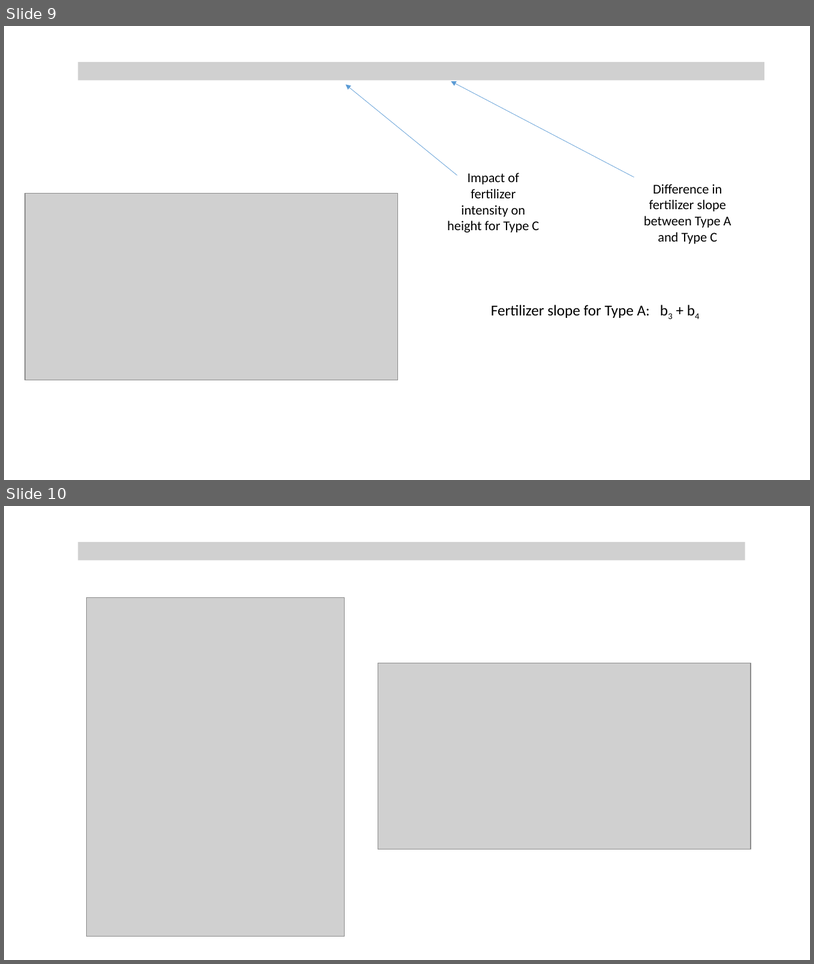
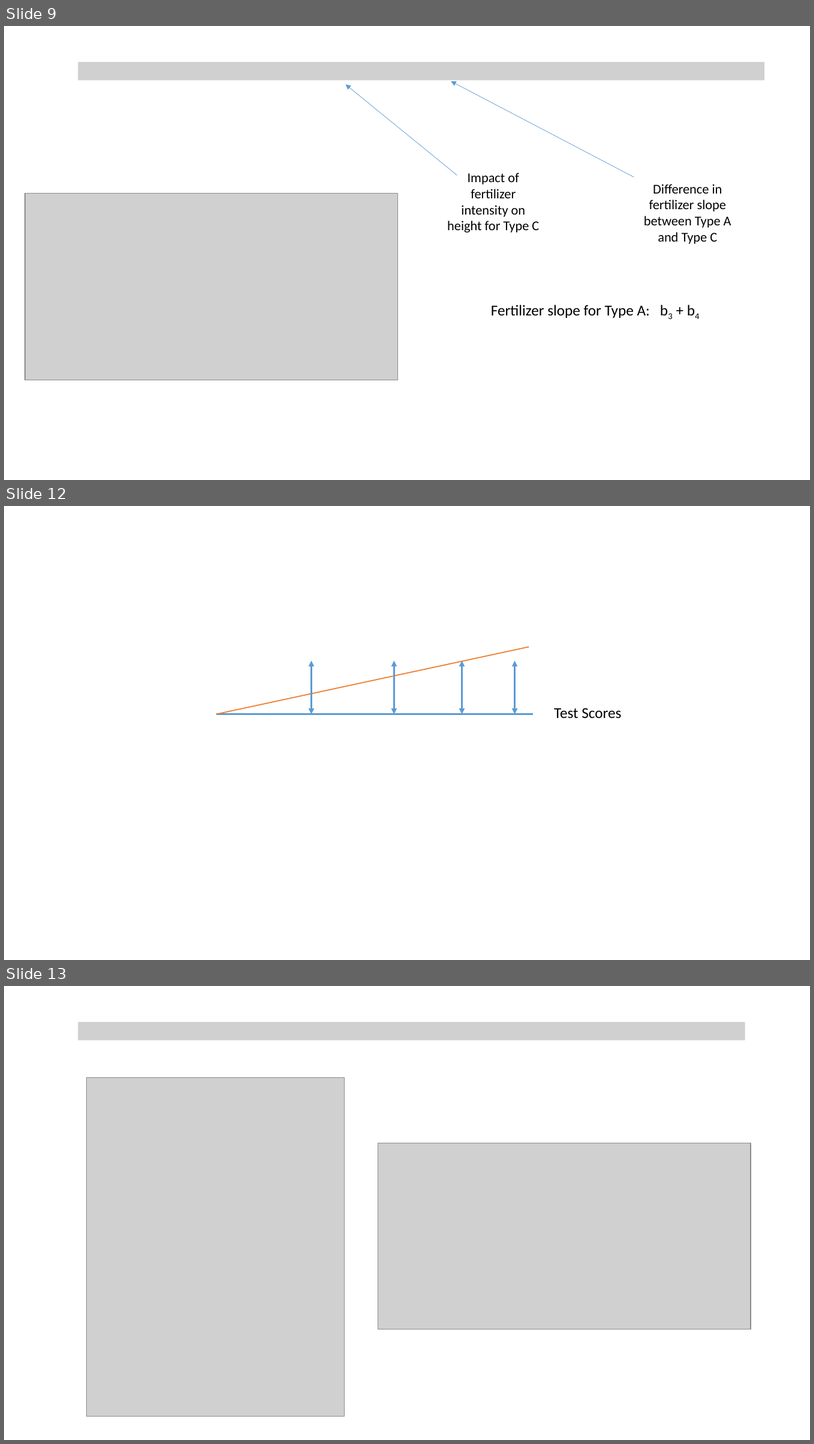
Before and after one commit to Watts-College/cpp-524-fall-2021, a slide deck: lectures/CPP-523/p-08-dummy-variables.pptx. Shown one above the other, each under a label of ours: slides 9 and 10 before the commit, slides 9, 12 and 13 after it; the slides between them are not shown. The pictures are 814x964 and 814x1444 pixels, drawn with LibreOffice and Linux fonts; fonts in the diff are those of the drawing; grey boxes stand for pictures. Boxes give left, top, right and bottom in pixels: in the first picture for what was removed or moved away, otherwise in the second. Text is boxed around its words. In the diff, an @@ line names an element or a change of style, - is before the commit and + after.

```diff
--- a/lectures/CPP-523/p-08-dummy-variables.pptx
+++ b/lectures/CPP-523/p-08-dummy-variables.pptx
@@ slide 12 added at <box>4,506,810,960</box>, background #FFFFFF @@
@@ line added from (216, 714) to (529, 647), #ED7D31 1.25 pt @@
@@ double arrow added from (312, 661) to (312, 714), #5B9BD5 2.25 pt @@
@@ double arrow added from (394, 661) to (394, 714), #5B9BD5 2.25 pt @@
@@ double arrow added from (462, 661) to (462, 714), #5B9BD5 2.25 pt @@
@@ double arrow added from (515, 661) to (515, 714), #5B9BD5 2.25 pt @@
@@ line added from (216, 714) to (534, 714), #5B9BD5 1.75 pt @@
@@ text added at <box>554,708,621,718</box>, 18 pt, text #000000 @@
+Test Scores
@@ what was slide 10 is now slide 13 @@
```
Also in this commit, not shown: 2 other slides added, 6 other files.
